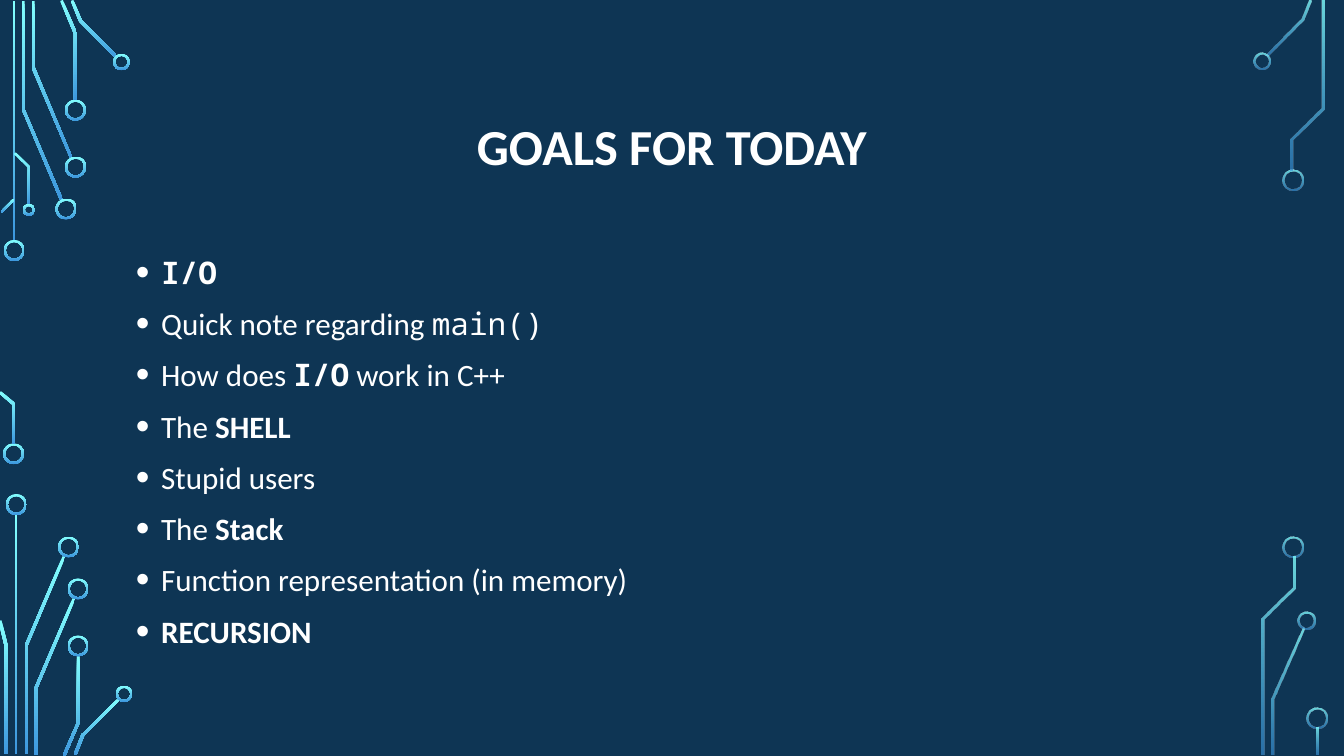
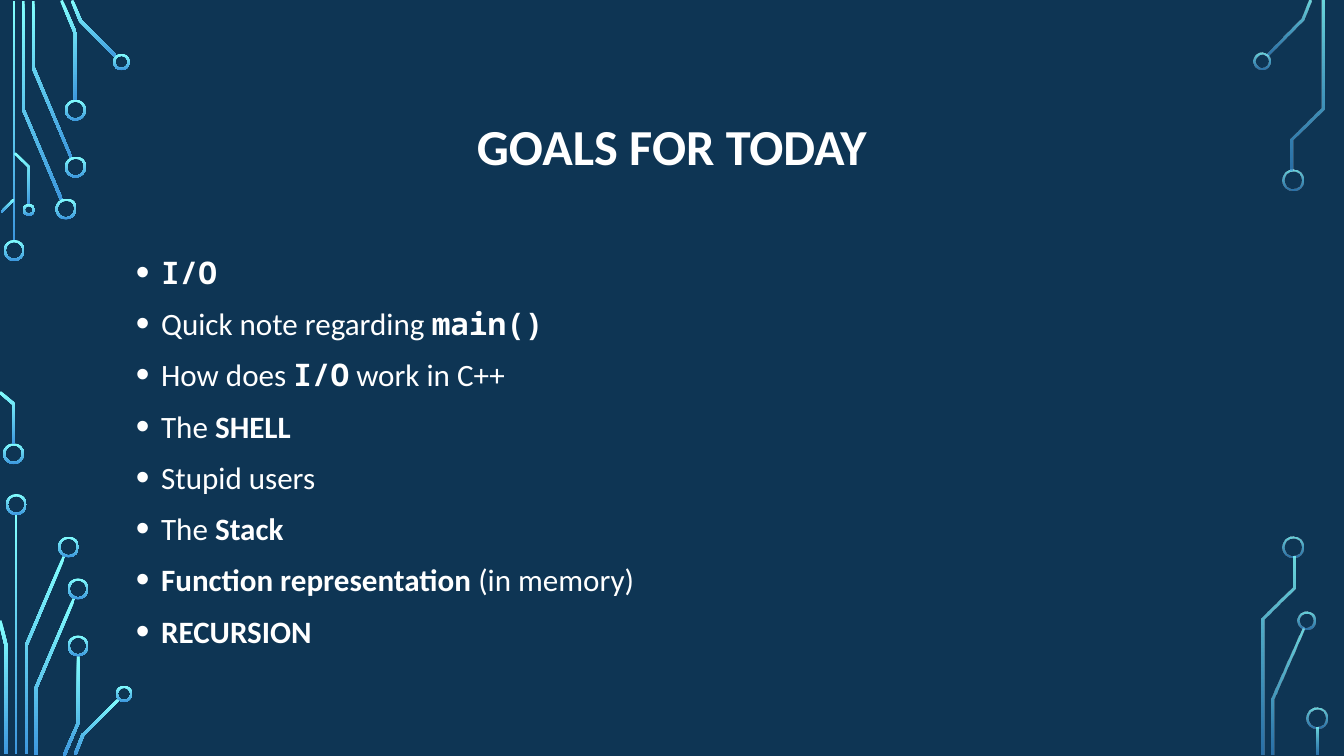
Before and after one commit to psypdt/ZIS_C-_Summer_Course_2019, a slide deck: slide 2 of Day_4/Day_4.pptx. Drawn at 1344x756 pixels with LibreOffice and Linux fonts; fonts in the diff are those of the drawing; background and template pictures are left out. Boxes give left, top, right and bottom in pixels: in the first picture for what was removed or moved away, otherwise in the second. Text is boxed around its words. In the diff, an @@ line names an element or a change of style, - is before the commit and + after.

```diff
--- a/Day_4/Day_4.pptx
+++ b/Day_4/Day_4.pptx
@@ text at (161,311,634,596): bold on in "main()", "Function representation" @@
```
Also in this commit, not shown: 4 other slides changed, 1 other file.
